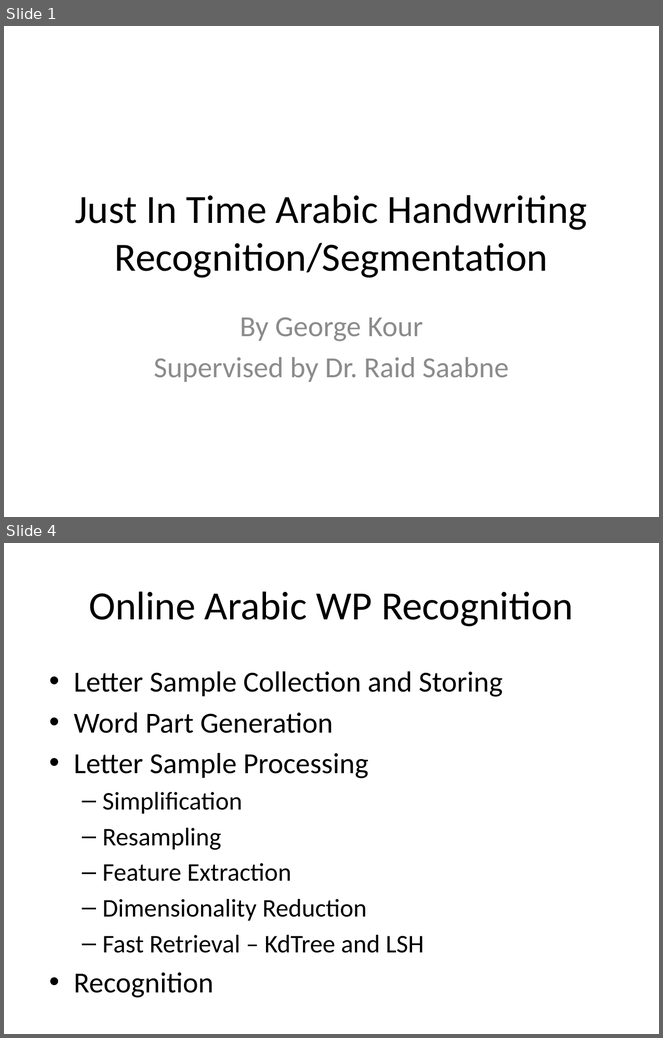
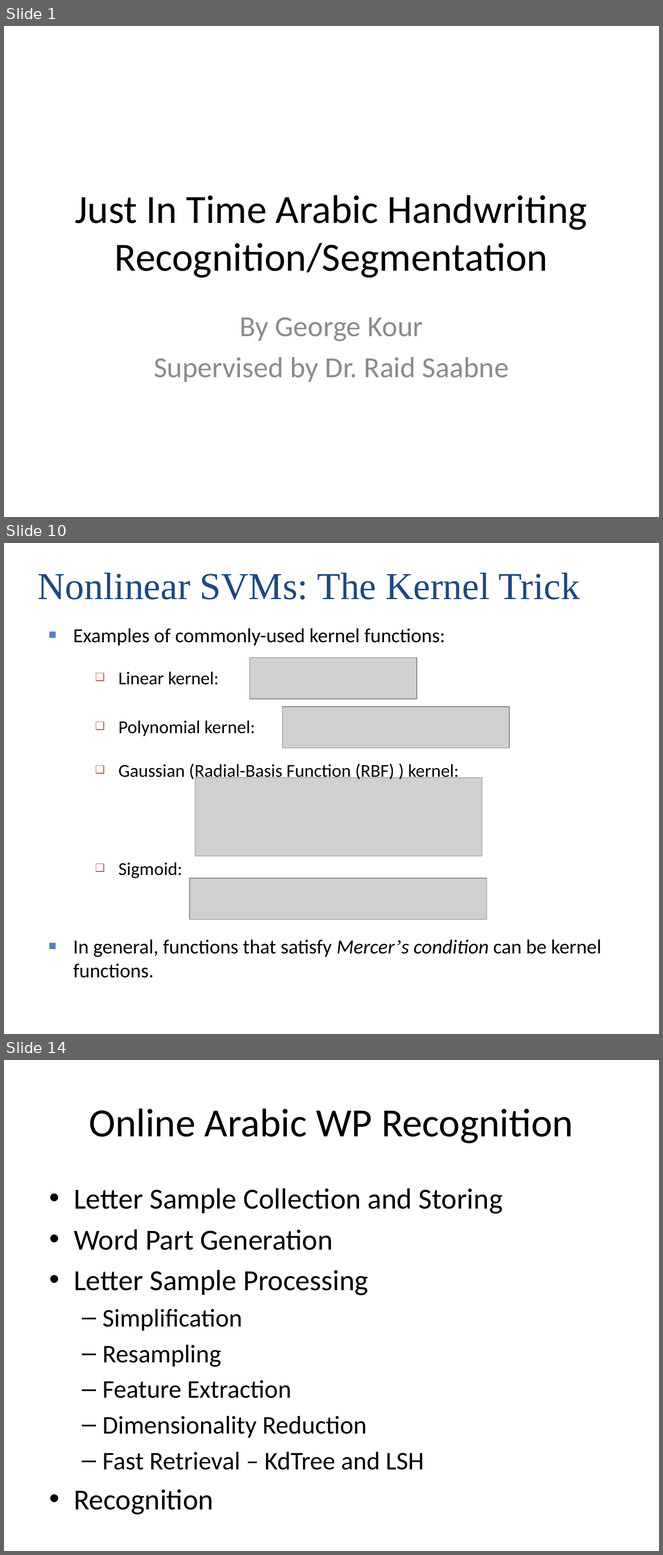
Before and after one commit to kourgeorge/arabic-icr, a slide deck: Thesis/Just In Time Arabic Handwriting Recognition.pptx. Shown one above the other, each under a label of ours: slides 1 and 4 before the commit, slides 1, 10 and 14 after it; the slides between them are not shown. The pictures are 663x1038 and 663x1555 pixels, drawn with LibreOffice and Linux fonts; fonts in the diff are those of the drawing; grey boxes stand for pictures. Boxes give left, top, right and bottom in pixels: in the first picture for what was removed or moved away, otherwise in the second. Text is boxed around its words. In the diff, an @@ line names an element or a change of style, - is before the commit and + after.

```diff
--- a/Thesis/Just In Time Arabic Handwriting Recognition.pptx
+++ b/Thesis/Just In Time Arabic Handwriting Recognition.pptx
@@ slide 10 added at box(4, 543, 659, 1034), background #FFFFFF @@
@@ text added at box(38, 573, 581, 600), 42 pt, text #1F497D @@
+Nonlinear SVMs: The Kernel Trick
@@ text added at box(73, 628, 445, 646), 22 pt, text #000000 @@
+■ Examples of commonly-used kernel functions:
@@ picture added at box(249, 657, 417, 699) @@
@@ text added at box(118, 671, 219, 685), 20 pt, text #000000 @@
+  ❑ Linear kernel:
@@ picture added at box(283, 707, 510, 748) @@
@@ text added at box(118, 720, 256, 736), 20 pt, text #000000 @@
+  ❑ Polynomial kernel:
@@ text added at box(118, 763, 459, 782), 20 pt, text #000000 @@
+  ❑ Gaussian (Radial-Basis Function (RBF) ) kernel:
@@ picture added at box(195, 778, 482, 856) @@
@@ text added at box(118, 862, 182, 878), 20 pt, text #000000 @@
+  ❑ Sigmoid:
@@ picture added at box(190, 878, 487, 919) @@
@@ text added at box(73, 940, 601, 978), 22 pt, text #000000 @@
+■ In general, functions that satisfy Mercer’s condition can be kernel functions.
@@ what was slide 4 is now slide 14 @@
```
Also in this commit, not shown: 2 slides changed, 9 other slides added, 53 other files.
